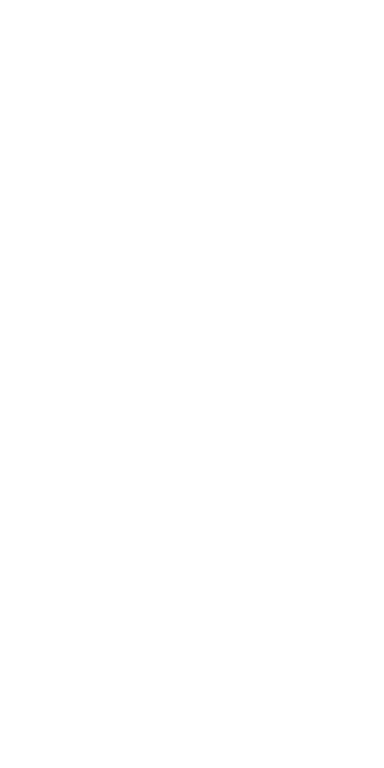
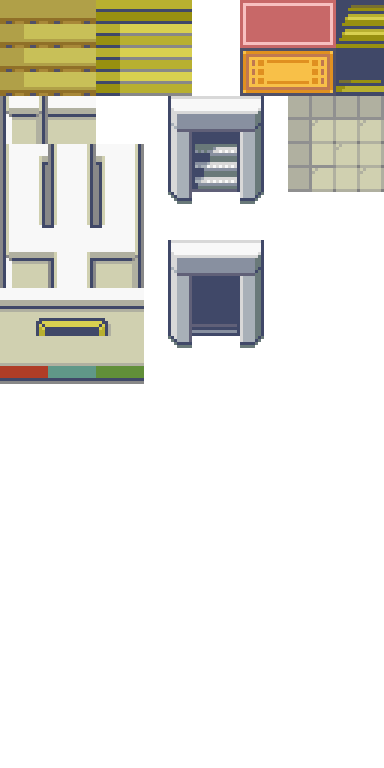
Comparing the layer stacks of the two (384, 768) images. Changes:
renamed "interieur" to "Calque 7", showed it, painted on it over (0, 0, 384, 384)
